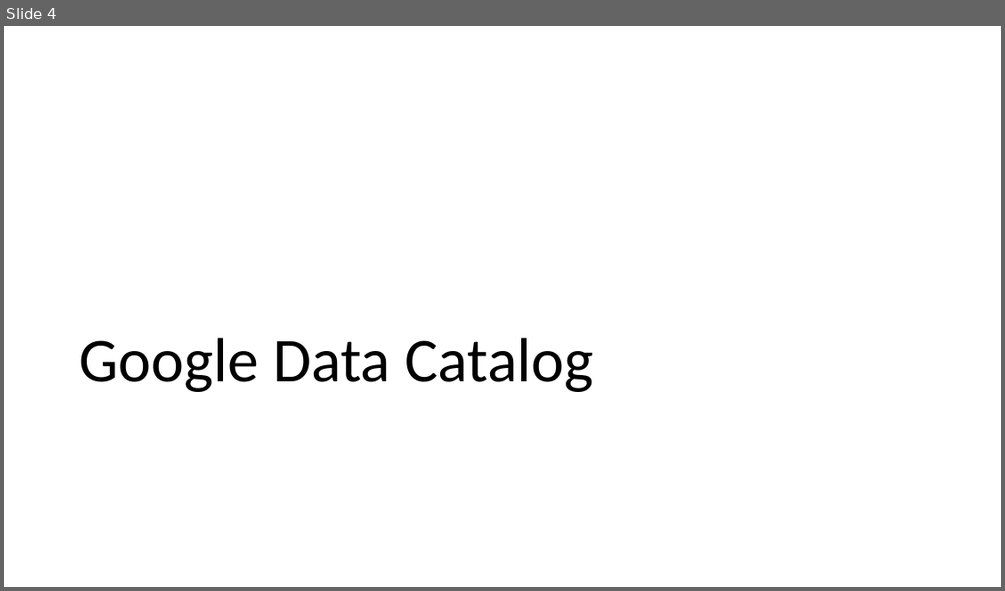
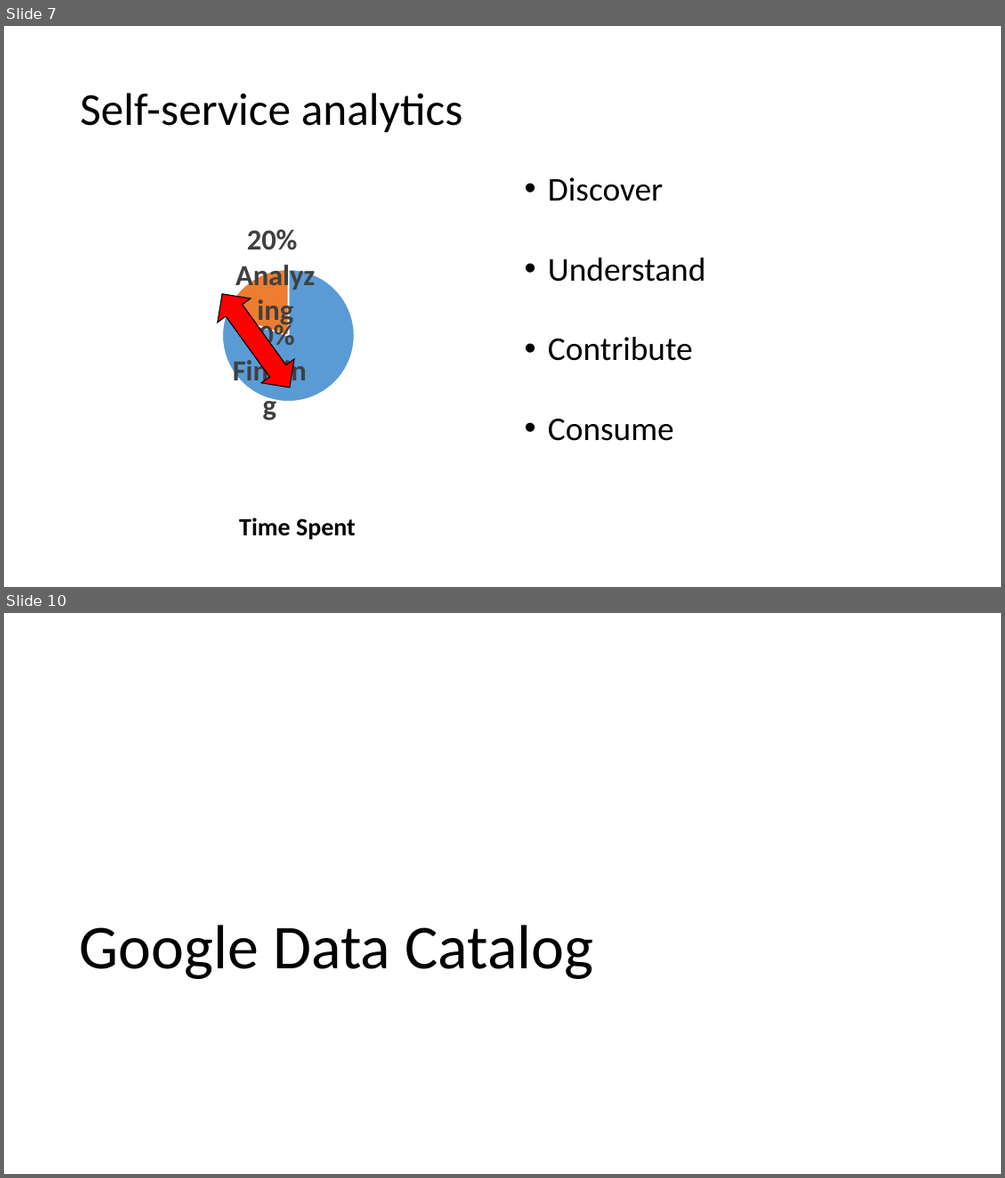
Before and after one commit to WuBenson/DataCatalog, a slide deck: Data Catalog.pptx. Shown one above the other, each under a label of ours: slide 4 before the commit, slides 7 and 10 after it; the slides between them are not shown. The pictures are 1005x591 and 1005x1178 pixels, drawn with LibreOffice and Linux fonts; fonts in the diff are those of the drawing. Boxes give left, top, right and bottom in pixels: in the first picture for what was removed or moved away, otherwise in the second. Text is boxed around its words. In the diff, an @@ line names an element or a change of style, - is before the commit and + after.

```diff
--- a/Data Catalog.pptx
+++ b/Data Catalog.pptx
@@ slide 7 added at <box>4,26,1001,587</box>, background #FFFFFF @@
@@ title added at <box>80,93,463,133</box>, 44 pt, text #000000 @@
+Self-service analytics
@@ pie chart added at <box>73,164,499,507</box> @@
+categories: 1, 2
+Series 1: 80, 20
@@ text added at <box>548,177,705,441</box>, 32 pt, text #000000 @@
+• Discover
+• Understand
+• Contribute
+• Consume
@@ up down arrow added at <box>206,282,306,399</box>, fill #FF0000, outline #000000 1 pt @@
@@ text added at <box>239,517,356,540</box>, 24 pt, text #000000, bold @@
+Time Spent
@@ what was slide 4 is now slide 10 @@
```
Also in this commit, not shown: 2 slides changed, 9 other slides added.
